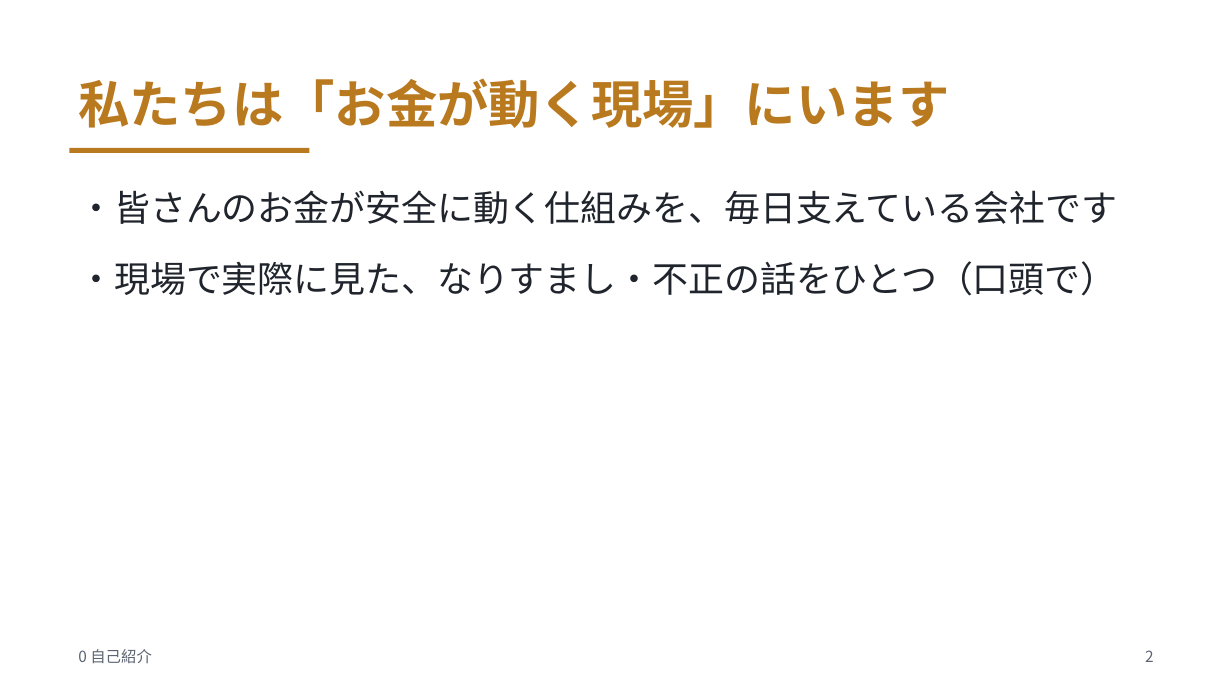
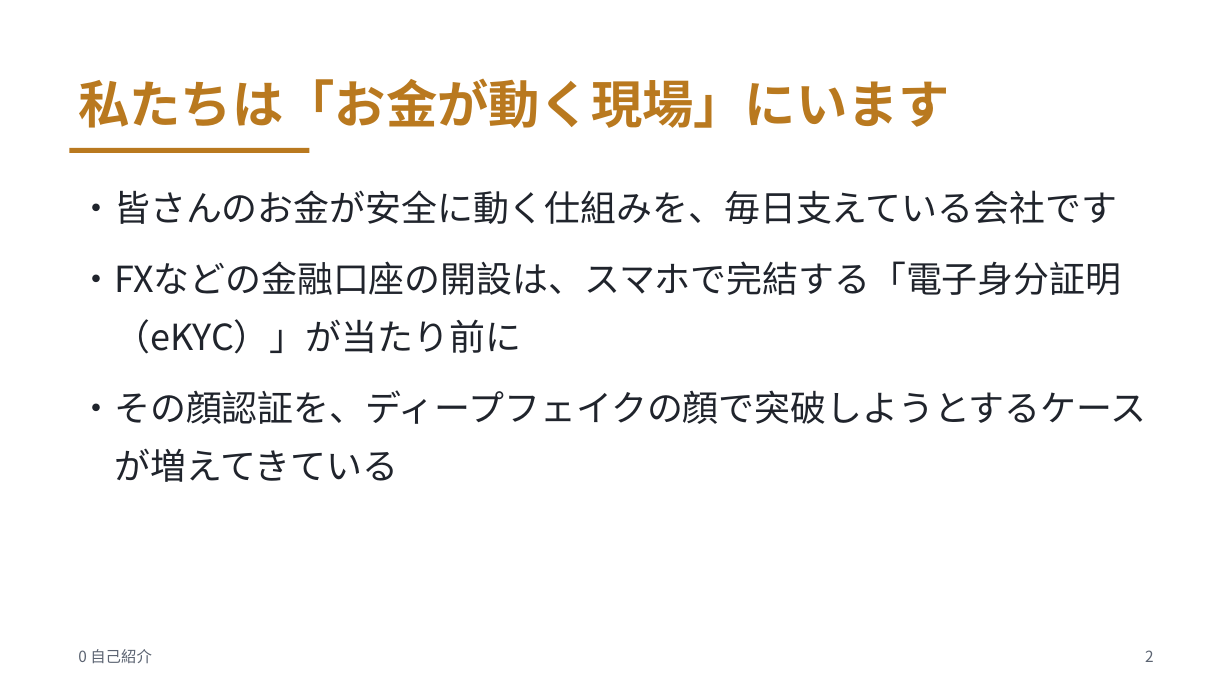
Before and after one commit to meitekku/deepfake-talk-v2, a slide deck: slide 2 of slides/deepfake-talk.pptx. Drawn at 1232x693 pixels with LibreOffice and Linux fonts; fonts in the diff are those of the drawing. Boxes give left, top, right and bottom in pixels: in the first picture for what was removed or moved away, otherwise in the second. Text is boxed around its words. In the diff, an @@ line names an element or a change of style, - is before the commit and + after.

Commit message:
修正: サブタイトル変更・eKYC突破事例を自己紹介に追加・MTGの目的化・第1部を電子詐欺の進化史に・打消し帯カット・文言修正

```diff
--- a/slides/deepfake-talk.pptx
+++ b/slides/deepfake-talk.pptx
@@ text at bbox=[78, 261, 1146, 482]: text changed @@
-・現場で実際に見た、なりすまし・不正の話をひとつ（口頭で）
+・FXなどの金融口座の開設は、スマホで完結する「電子身分証明（eKYC）」が当たり前に
+・その顔認証を、ディープフェイクの顔で突破しようとするケースが増えてきている
```
Also in this commit, not shown: 6 other slides changed, 9 other files.
